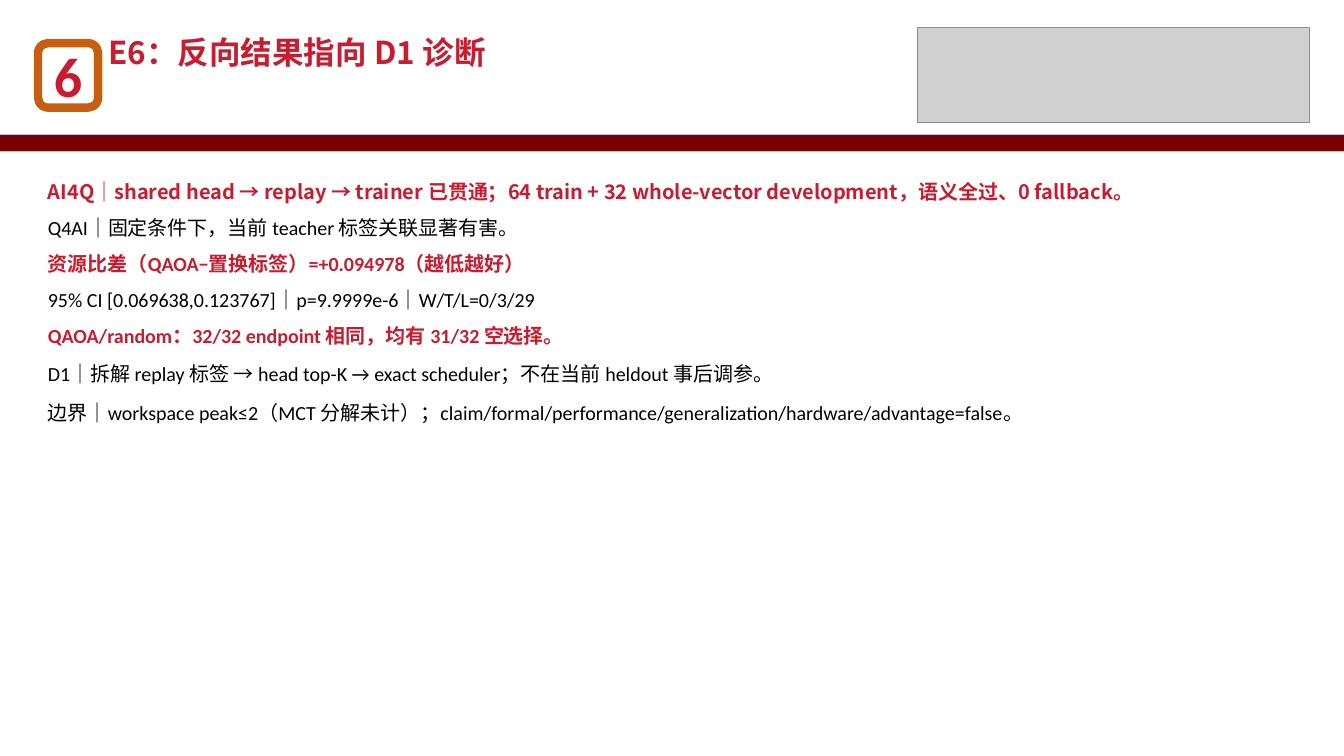
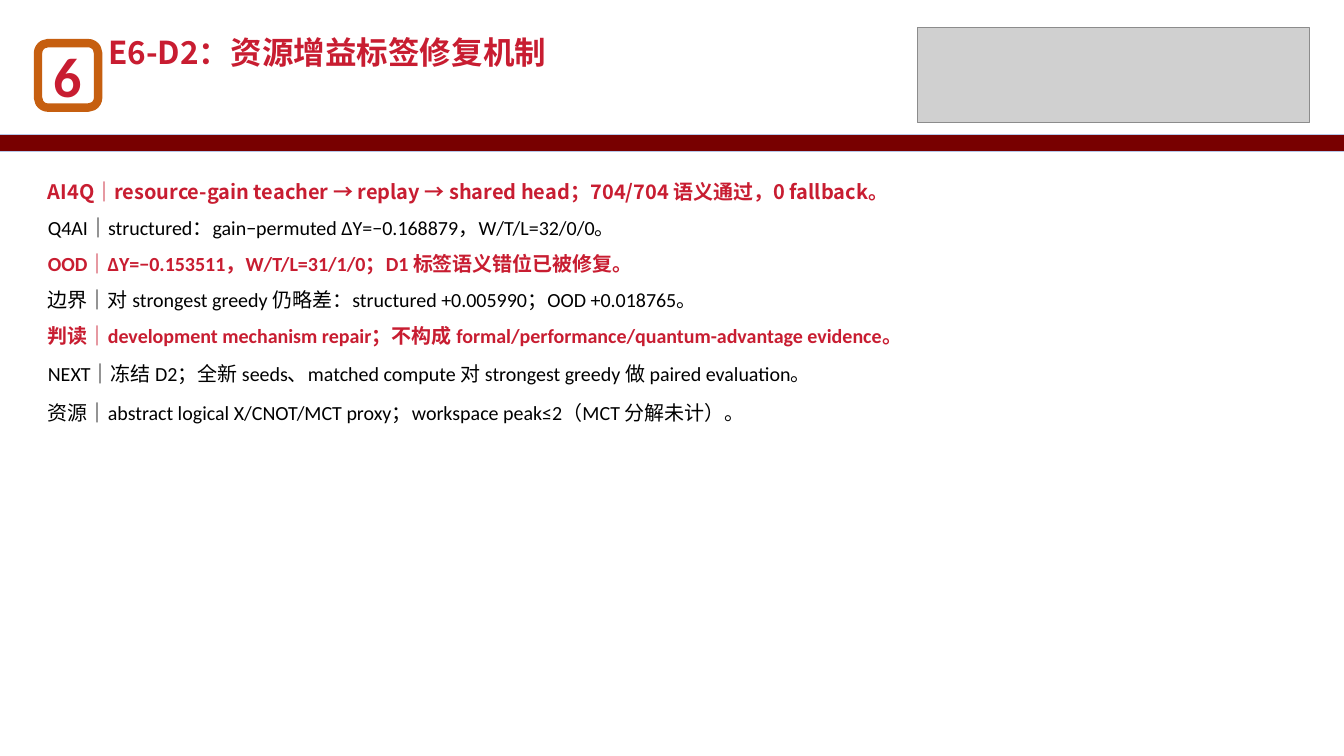
Before and after one commit to zhouzixiang1/sshr, a slide deck: slide 13 of docs/competition/slides/XA-202609_双向智能Boolean_Oracle答辩稿.pptx. Drawn at 1344x756 pixels with LibreOffice and Linux fonts; fonts in the diff are those of the drawing; grey boxes stand for pictures. Boxes give left, top, right and bottom in pixels: in the first picture for what was removed or moved away, otherwise in the second. Text is boxed around its words. In the diff, an @@ line names an element or a change of style, - is before the commit and + after.

Commit message:
Synchronize E6 D2 mechanism evidence

```diff
--- a/docs/competition/slides/XA-202609_双向智能Boolean_Oracle答辩稿.pptx
+++ b/docs/competition/slides/XA-202609_双向智能Boolean_Oracle答辩稿.pptx
@@ text at <box>108,37,546,67</box>: text changed @@
-E6：反向结果指向 D1 诊断
+E6-D2：资源增益标签修复机制
@@ text at <box>48,181,902,424</box>: text changed @@
-AI4Q｜shared head → replay → trainer 已贯通；64 train + 32 whole-vector development，语义全过、0 fallback。
-Q4AI｜固定条件下，当前 teacher 标签关联显著有害。
-资源比差（QAOA−置换标签）=+0.094978（越低越好）
-95% CI [0.069638,0.123767]｜p=9.9999e-6｜W/T/L=0/3/29
-QAOA/random：32/32 endpoint 相同，均有 31/32 空选择。
-D1｜拆解 replay 标签 → head top-K → exact scheduler；不在当前 heldout 事后调参。
-边界｜workspace peak≤2（MCT 分解未计）；claim/formal/performance/generalization/hardware/advantage=false。
+AI4Q｜resource-gain teacher → replay → shared head；704/704 语义通过，0 fallback。
+Q4AI｜structured：gain−permuted ΔY=−0.168879，W/T/L=32/0/0。
+OOD｜ΔY=−0.153511，W/T/L=31/1/0；D1 标签语义错位已被修复。
+边界｜对 strongest greedy 仍略差：structured +0.005990；OOD +0.018765。
+判读｜development mechanism repair；不构成 formal/performance/quantum-advantage evidence。
+NEXT｜冻结 D2；全新 seeds、matched compute 对 strongest greedy 做 paired evaluation。
+资源｜abstract logical X/CNOT/MCT proxy；workspace peak≤2（MCT 分解未计）。
```
Also in this commit, not shown: 2 other slides changed, 21 other files.
